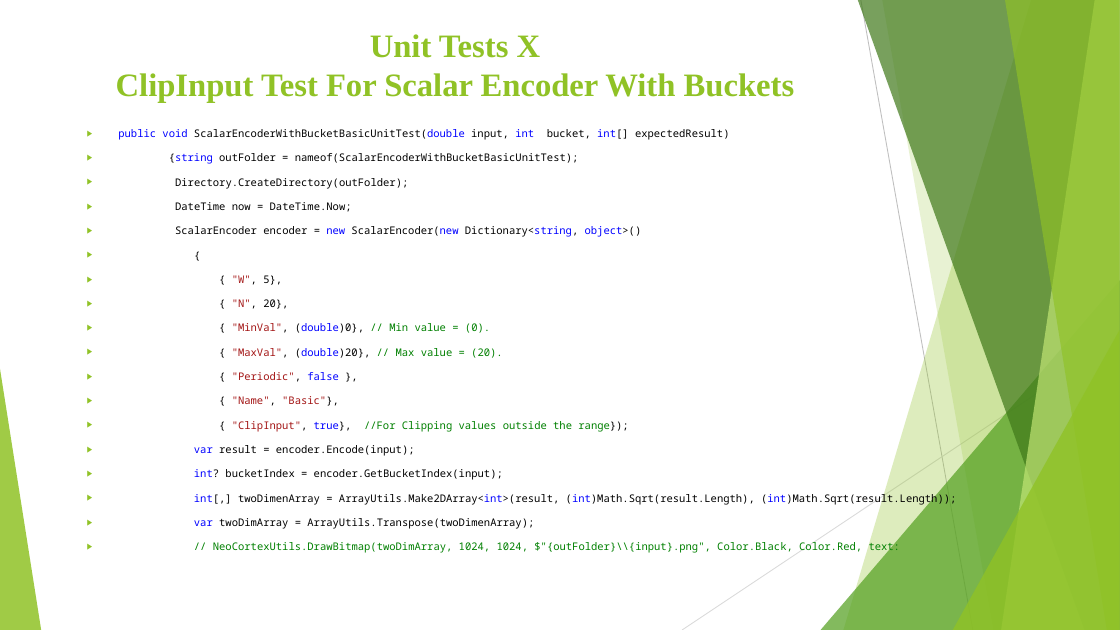
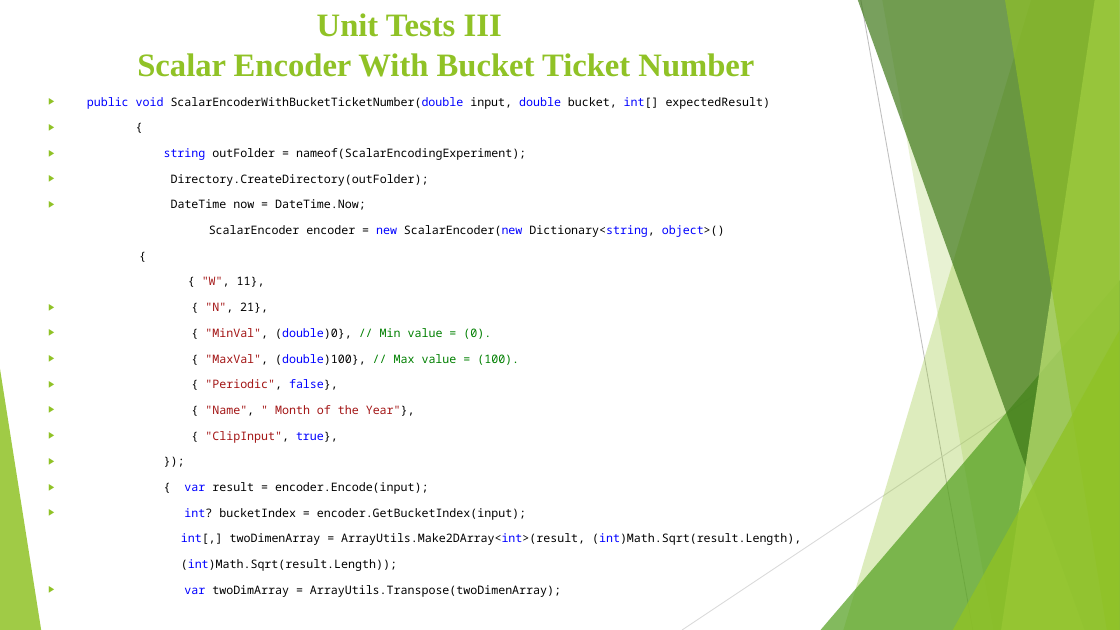
Before and after one commit to AqibJaved123/neocortexapi_Team_ScalarEncoder, a slide deck: slide 13 of source/Team_ScalarEcoder_Documentation/Scalar Encoder with Buckets (1).pptx (slide 44 before the commit). Drawn at 1120x630 pixels with LibreOffice and Linux fonts; fonts in the diff are those of the drawing. Boxes give left, top, right and bottom in pixels: in the first picture for what was removed or moved away, otherwise in the second. Text is boxed around its words. In the diff, an @@ line names an element or a change of style, - is before the commit and + after.

```diff
--- a/source/Team_ScalarEcoder_Documentation/Scalar Encoder with Buckets (1).pptx
+++ b/source/Team_ScalarEcoder_Documentation/Scalar Encoder with Buckets (1).pptx
@@ title at <box>137,13,754,77</box>: text changed @@
-Unit Tests X
-ClipInput Test For Scalar Encoder With Buckets
+Unit Tests III
+Scalar Encoder With Bucket Ticket Number
@@ text "public void ScalarEncoderWithBucketTicketNumber(double input ...": place and size @@
-text "public void ScalarEncoderWithBucketTicketNumber(double input ..." at <box>118,129,956,554</box>
+text "public void ScalarEncoderWithBucketTicketNumber(double input ..." at <box>87,97,801,597</box>
@@ text at <box>87,97,771,160</box>: text changed; size 9 to 10 pt @@
-▶ public void ScalarEncoderWithBucketBasicUnitTest(double input, int bucket, int[] expectedResult)
-▶ {string outFolder = nameof(ScalarEncoderWithBucketBasicUnitTest);
+▶ public void ScalarEncoderWithBucketTicketNumber(double input, double bucket, int[] expectedResult)
+▶ {
+▶ string outFolder = nameof(ScalarEncodingExperiment);
@@ text at <box>171,174,725,597</box>: size 9 to 10 pt in "Directory.CreateDirectory(outFolder);", "DateTime now = DateTime.Now;", "ScalarEncoder encoder = new ScalarEncoder(new Dictionary<str ...", "{" and 3 more places; bullet ▶ to none @@
@@ text at <box>202,276,268,313</box>: text changed; size 9 to 10 pt @@
-▶ { "W", 5},
-▶ { "N", 20},
+{ "W", 11},
+▶ { "N", 21},
@@ text at <box>184,354,519,494</box>: text changed; size 9 to 10 pt @@
-▶ { "MaxVal", (double)20}, // Max value = (20).
-▶ { "Periodic", false },
-▶ { "Name", "Basic"},
-▶ { "ClipInput", true}, //For Clipping values outside the range});
-▶ var result = encoder.Encode(input);
+▶ { "MaxVal", (double)100}, // Max value = (100).
+▶ { "Periodic", false},
+▶ { "Name", " Month of the Year"},
+▶ { "ClipInput", true},
+▶ });
+▶ { var result = encoder.Encode(input);
@@ text at <box>181,533,801,571</box>: text changed; size 9 to 10 pt @@
-▶ int[,] twoDimenArray = ArrayUtils.Make2DArray<int>(result, (int)Math.Sqrt(result.Length), (int)Math.Sqrt(result.Length));
+int[,] twoDimenArray = ArrayUtils.Make2DArray<int>(result, (int)Math.Sqrt(result.Length),
+(int)Math.Sqrt(result.Length));
@@ text at <box>213,541,901,554</box>: paragraph removed @@
-▶ // NeoCortexUtils.DrawBitmap(twoDimArray, 1024, 1024, $"{outFolder}\\{input}.png", Color.Black, Color.Red, text:
```
Also in this commit, not shown: 16 other slides changed, 3 slides added, 29 slides removed.
